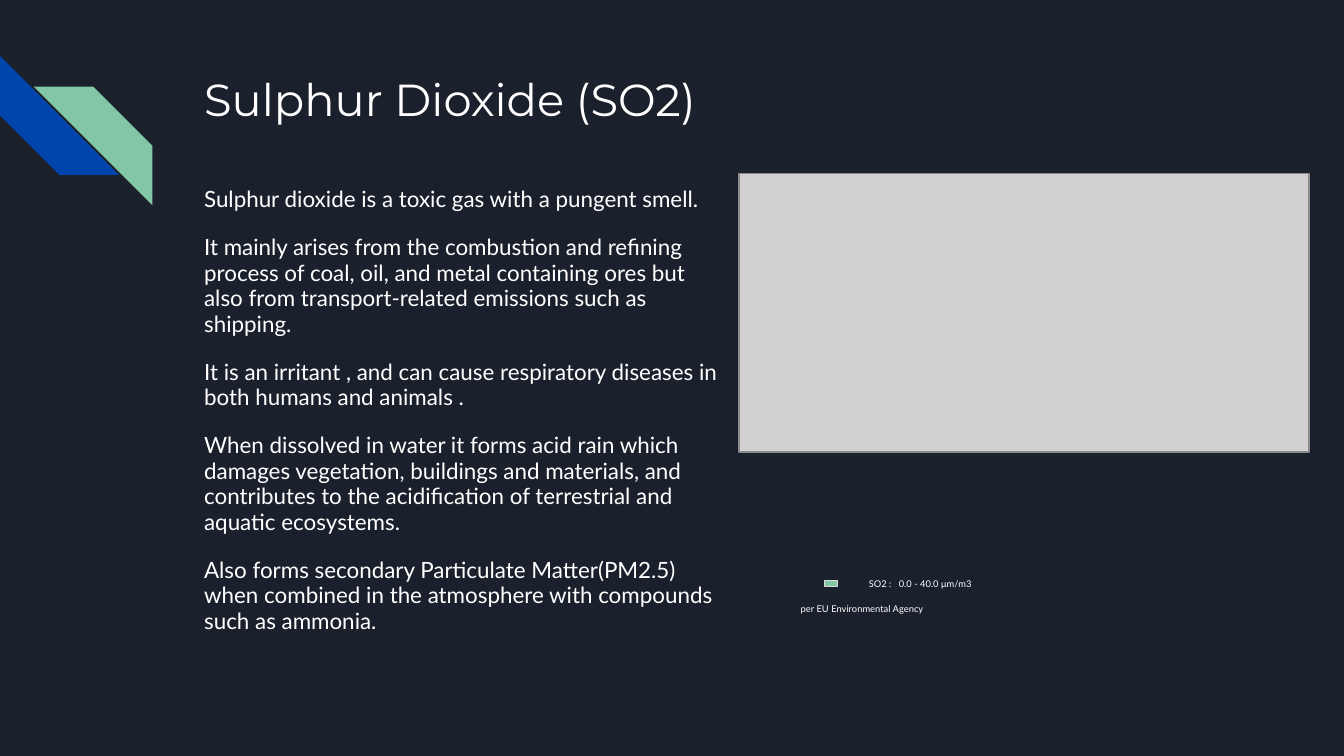
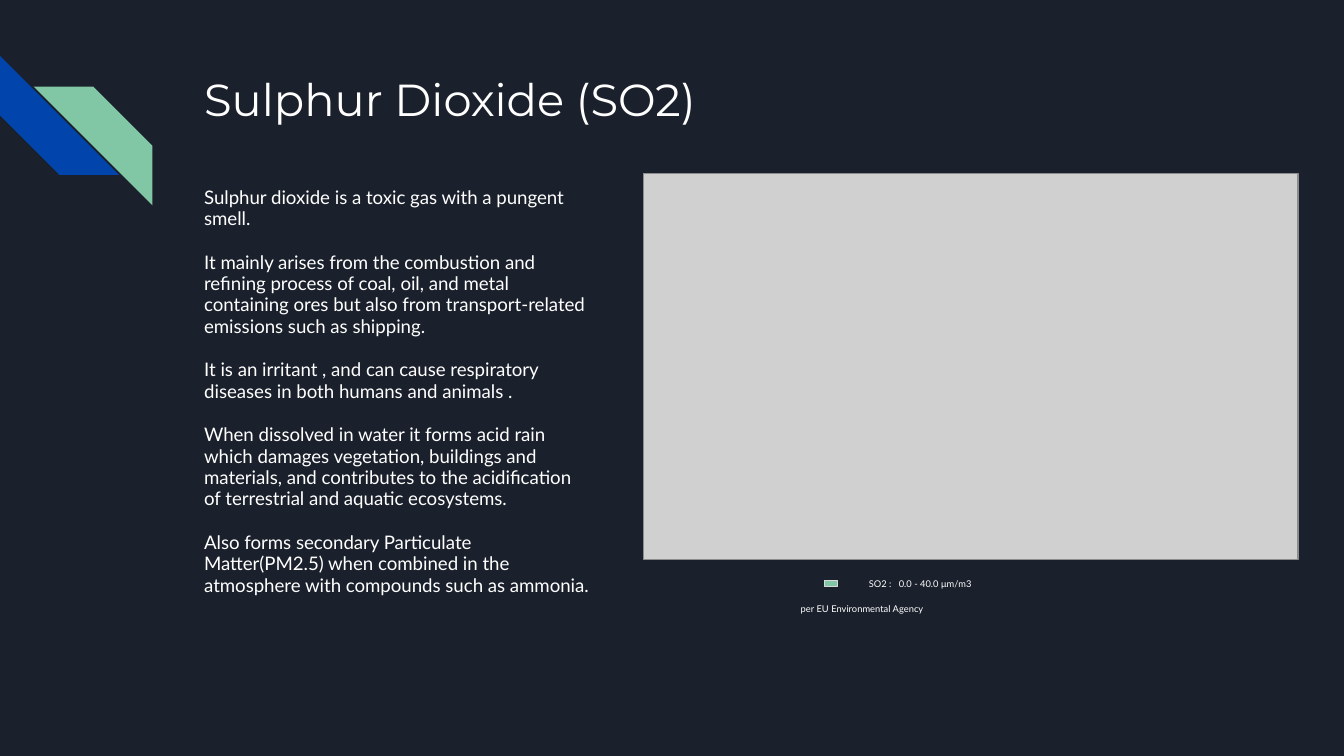
Before and after one commit to marinos32/Google-Data-Analytics-Capstone-Project, a slide deck: slide 9 of Air Pollution Change in Cyprus 2018-2023.pptx (slide 10 before the commit). Drawn at 1344x756 pixels with LibreOffice and Linux fonts; fonts in the diff are those of the drawing; grey boxes stand for pictures. Boxes give left, top, right and bottom in pixels: in the first picture for what was removed or moved away, otherwise in the second. Text is boxed around its words. In the diff, an @@ line names an element or a change of style, - is before the commit and + after.

```diff
--- a/Air Pollution Change in Cyprus 2018-2023.pptx
+++ b/Air Pollution Change in Cyprus 2018-2023.pptx
@@ text "Sulphur dioxide is a toxic ..." at <box>204,190,589,596</box>: size 12 to 10 pt @@
@@ picture: place and size @@
-picture at <box>739,173,1309,452</box>
+picture at <box>644,173,1298,559</box>
```
Also in this commit, not shown: 6 other slides changed, 1 slide removed.
